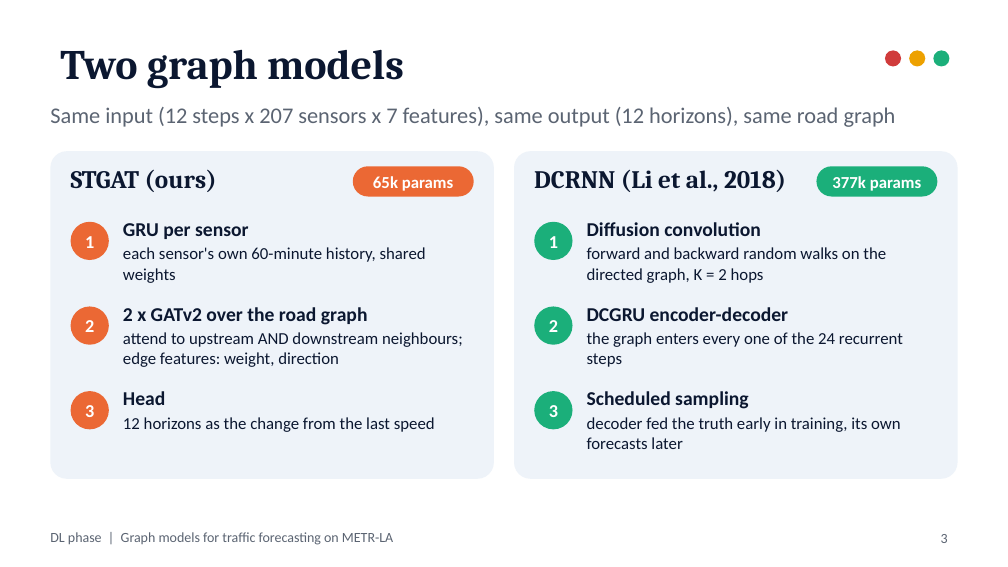
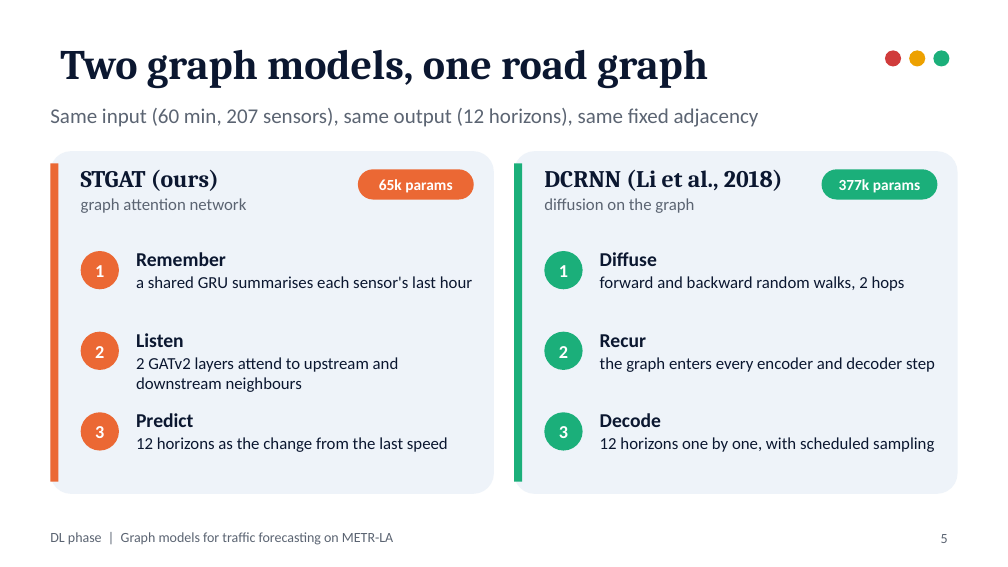
Before and after one commit to ManasSaxena14/MetroFlow_MachineAndDeepLearning, a slide deck: slide 5 of docs/presentation/DL_Graph_Models.pptx (slide 3 before the commit). Drawn at 1008x567 pixels with LibreOffice and Linux fonts; fonts in the diff are those of the drawing. Boxes give left, top, right and bottom in pixels: in the first picture for what was removed or moved away, otherwise in the second. Text is boxed around its words. In the diff, an @@ line names an element or a change of style, - is before the commit and + after.

```diff
--- a/docs/presentation/DL_Graph_Models.pptx
+++ b/docs/presentation/DL_Graph_Models.pptx
@@ title at (x1=60, y1=49, x2=708, y2=89): text changed @@
-Two graph models
+Two graph models, one road graph
@@ text at (x1=50, y1=108, x2=759, y2=127): text changed; size 16 to 15 pt @@
-Same input (12 steps x 207 sensors x 7 features), same output (12 horizons), same road graph
+Same input (60 min, 207 sensors), same output (12 horizons), same fixed adjacency
@@ rounded rectangle resized from (x1=50, y1=151, x2=494, y2=479) to (x1=50, y1=151, x2=494, y2=494) @@
@@ rounded rectangle at (x1=50, y1=151, x2=494, y2=494): proportions changed @@
@@ rectangle added at (x1=50, y1=163, x2=58, y2=482), fill #EB6834 @@
@@ text at (x1=81, y1=170, x2=219, y2=191): size 18 to 17 pt in "STGAT (ours)" @@
@@ text "STGAT (ours)" moved from (x1=71, y1=169, x2=217, y2=192) to (x1=81, y1=170, x2=247, y2=213) @@
@@ text "65k params" at (x1=379, y1=179, x2=452, y2=193): size 12 to 11 pt @@
@@ rounded rectangle resized from (x1=353, y1=166, x2=474, y2=197) to (x1=358, y1=169, x2=474, y2=200) @@
@@ rounded rectangle at (x1=514, y1=151, x2=958, y2=494): proportions changed @@
@@ rounded rectangle resized from (x1=514, y1=151, x2=958, y2=479) to (x1=514, y1=151, x2=958, y2=494) @@
@@ rectangle added at (x1=514, y1=163, x2=522, y2=482), fill #1BAF7A @@
@@ text at (x1=544, y1=170, x2=783, y2=191): size 18 to 17 pt in "DCRNN (Li et al., 2018)" @@
@@ text "DCRNN (Li et al., 2018)" moved from (x1=534, y1=169, x2=786, y2=192) to (x1=544, y1=170, x2=783, y2=213) @@
@@ text "377k params" at (x1=839, y1=179, x2=920, y2=193): size 12 to 11 pt @@
@@ rounded rectangle resized from (x1=816, y1=166, x2=937, y2=197) to (x1=822, y1=169, x2=937, y2=200) @@
@@ text at (x1=81, y1=198, x2=247, y2=213): paragraph added @@
+graph attention network
@@ text at (x1=544, y1=198, x2=694, y2=213): paragraph added @@
+diffusion on the graph
@@ text at (x1=136, y1=252, x2=472, y2=288): text changed @@
-GRU per sensor
-each sensor's own 60-minute history, shared weights
+Remember
+a shared GRU summarises each sensor's last hour
@@ 2 texts, 2 ellipses moved together from (x1=71, y1=222, x2=573, y2=260) to (x1=81, y1=251, x2=583, y2=289) @@
@@ text at (x1=600, y1=252, x2=905, y2=291): text changed @@
-Diffusion convolution
-forward and backward random walks on the directed graph, K = 2 hops
+Diffuse
+forward and backward random walks, 2 hops
@@ text at (x1=136, y1=333, x2=399, y2=392): text changed @@
-2 x GATv2 over the road graph
-attend to upstream AND downstream neighbours; edge features: weight, direction
+Listen
+2 GATv2 layers attend to upstream and downstream neighbours
@@ 2 texts, 2 ellipses moved together from (x1=71, y1=306, x2=573, y2=345) to (x1=81, y1=332, x2=583, y2=370) @@
@@ text at (x1=600, y1=334, x2=935, y2=372): text changed @@
-DCGRU encoder-decoder
-the graph enters every one of the 24 recurrent steps
+Recur
+the graph enters every encoder and decoder step
@@ text at (x1=136, y1=413, x2=193, y2=427): text changed @@
-Head
+Predict
@@ text "Predict" moved from (x1=123, y1=391, x2=435, y2=432) to (x1=136, y1=413, x2=448, y2=452) @@
@@ 2 texts, 2 ellipses moved together from (x1=71, y1=391, x2=573, y2=429) to (x1=81, y1=412, x2=583, y2=451) @@
@@ text removed at (x1=587, y1=391, x2=901, y2=449) @@
-Scheduled sampling
-decoder fed the truth early in training, its own forecasts later
@@ text added at (x1=600, y1=413, x2=934, y2=452), 12 pt, text #0B1730 @@
+Decode
+12 horizons one by one, with scheduled sampling
@@ text at (x1=136, y1=437, x2=448, y2=452): less space between paragraphs @@
@@ page number at (x1=941, y1=534, x2=948, y2=543): text changed @@
-3
+5
```
Also in this commit, not shown: 10 other slides changed, 14 slides added, 5 slides removed, 21 other files.
